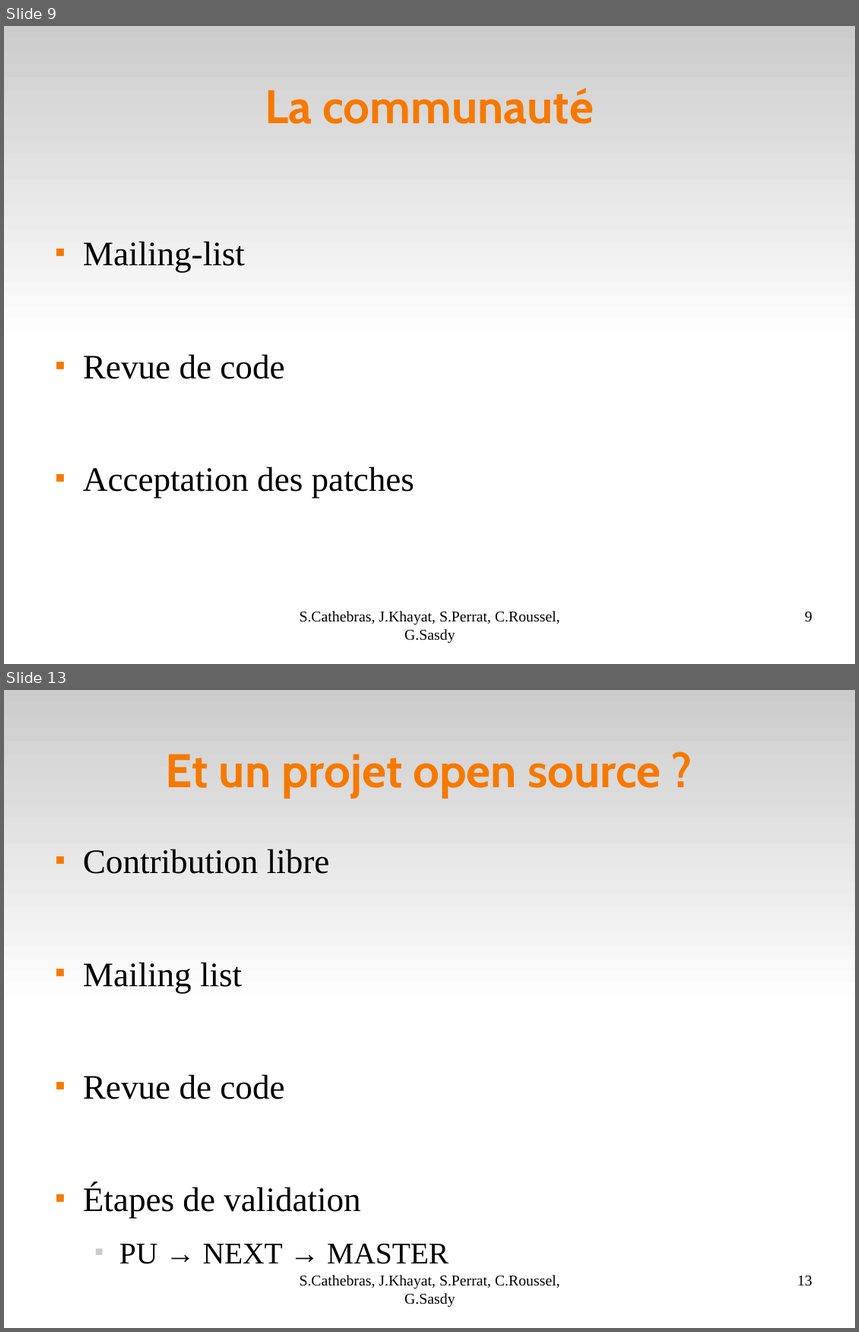
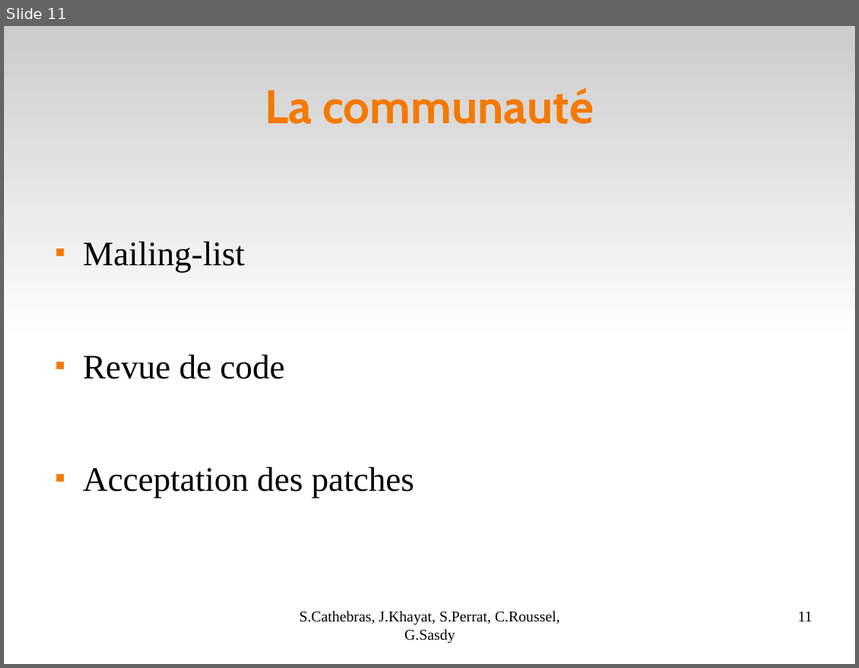
Before and after one commit to Darktrop/git-mediawiki-ensimag, a slide deck: sheme/presoutenance/Bilan.odp. Shown one above the other, each under a label of ours: slides 9 and 13 before the commit, slide 11 after it; the slides between them are not shown. The pictures are 859x1332 and 859x668 pixels, drawn with LibreOffice and Linux fonts; fonts in the diff are those of the drawing. Boxes give left, top, right and bottom in pixels: in the first picture for what was removed or moved away, otherwise in the second. Text is boxed around its words. In the diff, an @@ line names an element or a change of style, - is before the commit and + after.

```diff
--- a/sheme/presoutenance/Bilan.odp
+++ b/sheme/presoutenance/Bilan.odp
@@ slide 13 removed at [4,690,855,1328], background #FFFFFF; not listed: 1 template element that a slide beside it also shows @@
@@ title removed at [166,754,661,798] @@
-Et un projet open source ?
@@ text removed at [83,849,449,1265] @@
-■ Contribution libre
-■ Mailing list
-■ Revue de code
-■ Étapes de validation
-  ■ PU → NEXT → MASTER
@@ text removed at [300,1275,560,1308] @@
-S.Cathebras, J.Khayat, S.Perrat, C.Roussel, G.Sasdy
@@ page number removed at [797,1276,813,1287] @@
-13
@@ what was slide 9 is now slide 11 @@
@@ page number at [798,612,813,622]: text changed @@
-9
+11
```
Also in this commit, not shown: 7 slides changed, 3 other slides removed.
